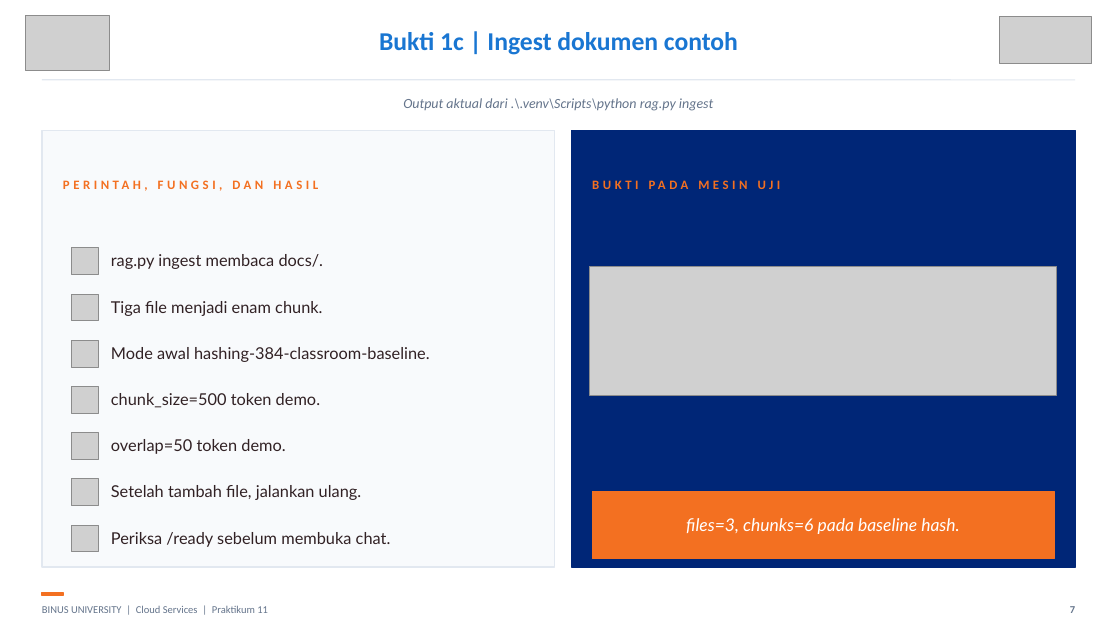
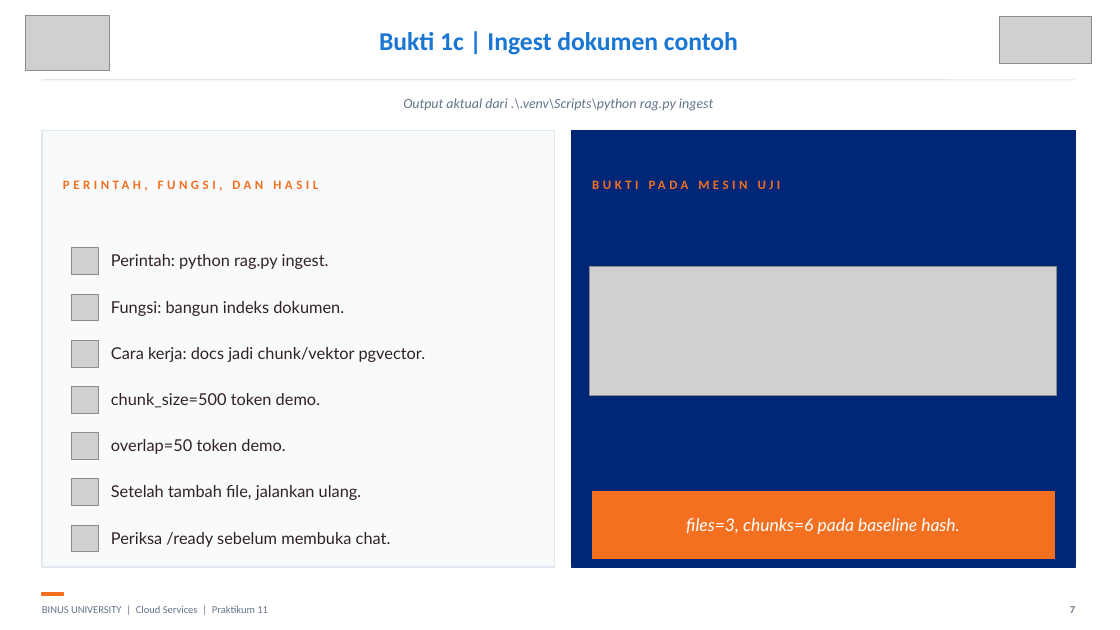
Before and after one commit to SeedFlora/meet11CloudService, a slide deck: slide 7 of slides/LAB11_RAG_pgvector_Bukti_Live.pptx. Drawn at 1120x630 pixels with LibreOffice and Linux fonts; fonts in the diff are those of the drawing; grey boxes stand for pictures. Boxes give left, top, right and bottom in pixels: in the first picture for what was removed or moved away, otherwise in the second. Text is boxed around its words. In the diff, an @@ line names an element or a change of style, - is before the commit and + after.

```diff
--- a/slides/LAB11_RAG_pgvector_Bukti_Live.pptx
+++ b/slides/LAB11_RAG_pgvector_Bukti_Live.pptx
@@ text at [111, 254, 329, 269]: text changed @@
-rag.py ingest membaca docs/.
+Perintah: python rag.py ingest.
@@ text at [111, 301, 344, 316]: text changed @@
-Tiga file menjadi enam chunk.
+Fungsi: bangun indeks dokumen.
@@ text at [111, 347, 426, 362]: text changed @@
-Mode awal hashing-384-classroom-baseline.
+Cara kerja: docs jadi chunk/vektor pgvector.
```
Also in this commit, not shown: 11 other slides changed.
